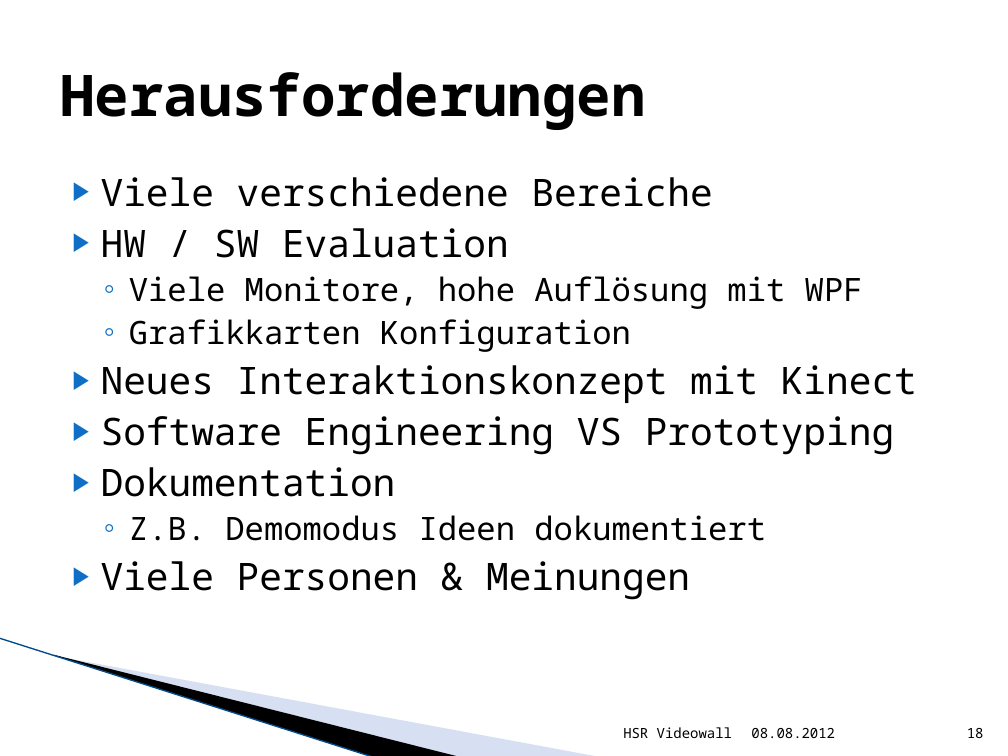
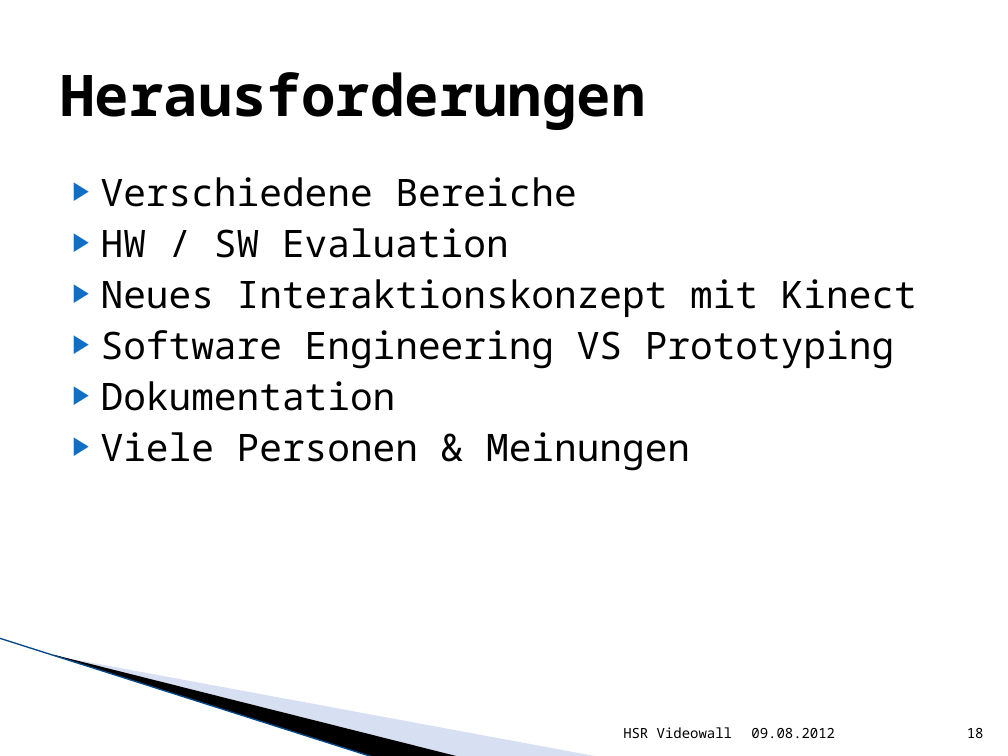
Before and after one commit to lukaselmer/hsr-bachelor-thesis-videowall, a slide deck: slide 18 of doc/media/ba_praesentation.pptx. Drawn at 1008x756 pixels with LibreOffice and Linux fonts; fonts in the diff are those of the drawing; background and template pictures are left out. Boxes give left, top, right and bottom in pixels: in the first picture for what was removed or moved away, otherwise in the second. Text is boxed around its words. In the diff, an @@ line names an element or a change of style, - is before the commit and + after.

```diff
--- a/doc/media/ba_praesentation.pptx
+++ b/doc/media/ba_praesentation.pptx
@@ text at (101,177,576,207): text changed @@
-▶ Viele verschiedene Bereiche
+▶ Verschiedene Bereiche
@@ text at (129,276,863,352): paragraphs removed @@
-  ◦ Viele Monitore, hohe Auflösung mit WPF
-  ◦ Grafikkarten Konfiguration
@@ text at (129,515,766,541): paragraph removed @@
-  ◦ Z.B. Demomodus Ideen dokumentiert
@@ text at (751,728,835,738): text changed @@
-08.08.2012
+09.08.2012
```
Also in this commit, not shown: 19 other slides changed.
